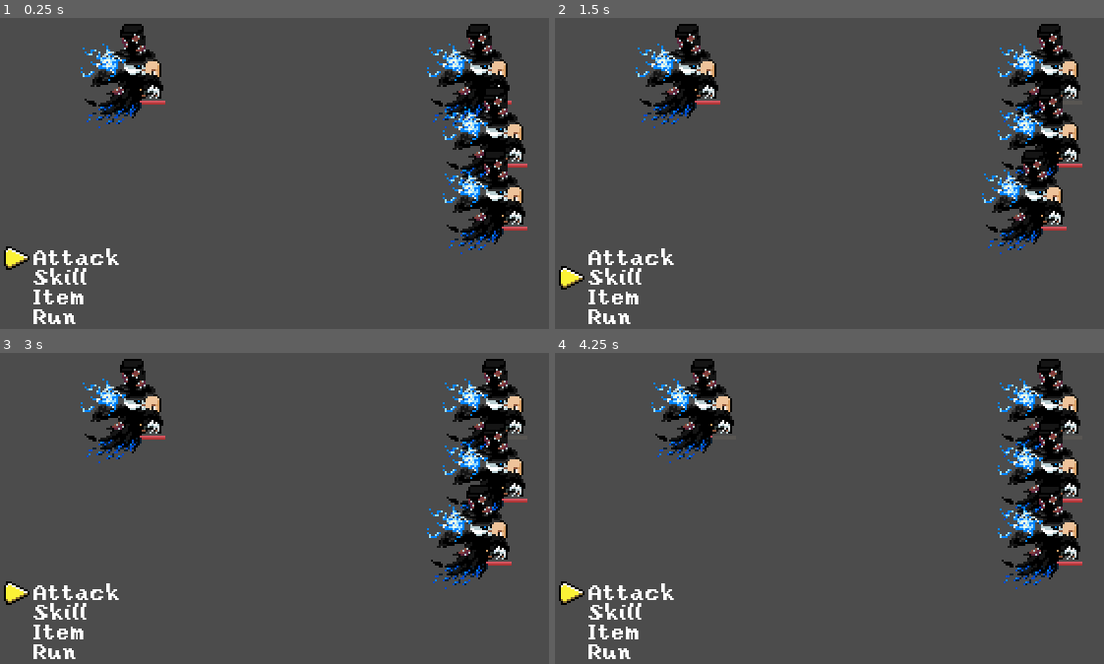
Above: before the commit, frames 1-4 (two rows, left to right).
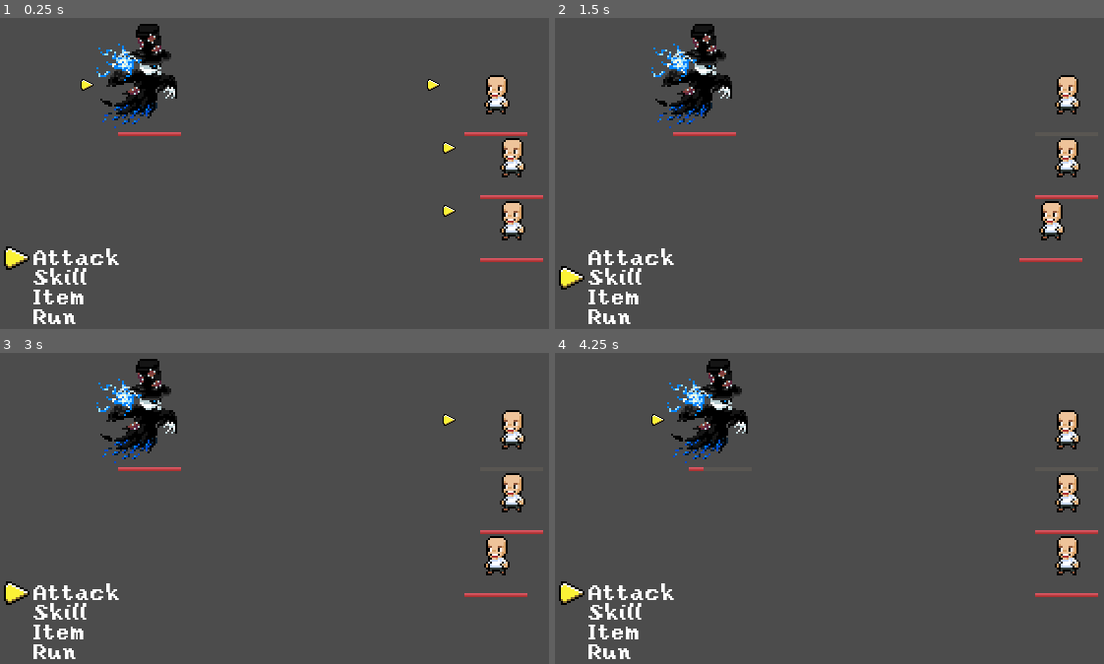
Above: after the commit, the same moments.

Repository: jhveem/JRPG-Godot
Game: Godot game, scene res://battle/Battle.tscn
The game is run twice, just before and just after one commit, with the same random seed, the same clock (stepped at 60 frames per second) and the same inputs.
Inputs:
- Up to frame 1 (0.25 s): no input
- Up to frame 2 (1.5 s): tap Enter (ui_accept) at 0.5, 0.6, 0.77, 1.07, 1.35 s; hold Right (ui_right) 0.53-1.28 s; hold Down (ui_down) from 1.28 s (still down)
- Up to frame 3 (3 s): tap Enter (ui_accept) at 1.52, 1.82, 2, 2.1, 2.75, 2.85 s; release Down (ui_down) at 2.03 s; hold Right (ui_right) 2.03-2.78 s; hold Up (ui_up) from 2.78 s (still down)
- Up to frame 4 (4.25 s): tap Enter (ui_accept) at 3.02, 3.32, 3.5, 3.6, 3.77, 4.07 s; release Up (ui_up) at 3.53 s; hold Left (ui_left) from 3.53 s (still down)

The runs differ from the first frame. In frame 1, 9.5% of the frame differs, in the area x 14-99%, y 1-79%; in frame 2, 9.4%; in frame 3, 9.4%; in frame 4, 9.2%.

Commit message:
got sprite swapping working depending on the character

Diff:
--- a/battle/Battle.gd
+++ b/battle/Battle.gd
@@ -12,10 +12,10 @@
 # Called when the node enters the scene tree for the first time.
 func _ready():
 	randomize()
-	load_character('knight', 'players/Knight', 68, 48, 'enemy')
-	load_character('knight 2', 'players/Knight', 252, 48, 'player')
-	load_character('wizard 1', 'players/Wizard', 252, 80, 'player')
-	load_character('wizard 2', 'players/Wizard', 252, 112, 'player')
+	load_character('knight', 'Tophat', 'players/Knight', 68, 48, 'enemy')
+	load_character('knight 2', 'Knight', 'players/Knight', 252, 48, 'player')
+	load_character('wizard 1', 'Wizard', 'players/Wizard', 252, 80, 'player')
+	load_character('wizard 2', 'Wizard', 'players/Wizard', 252, 112, 'player')
 
 	active_menu = $MenuOverlord/ActionMenu
 
@@ -65,10 +65,10 @@
 	active_menu = $MenuOverlord/ActionMenu
 	print(active_character.character.name)
 
-func load_character(name, path, x, y, party):
+func load_character(name, character_name, path, x, y, party):
 	var character_scene = load("res://battle/BattleCharacter.tscn")
 	var character_inst = character_scene.instance()
 	characters[party].append(character_inst)
 	character_inst.battle_overlord = self
-	character_inst.init(name, path, party, x, y)
+	character_inst.init(name, character_name, path, party, x, y)
 	add_child(character_inst)
--- a/battle/BattleCharacter.gd
+++ b/battle/BattleCharacter.gd
@@ -1,6 +1,7 @@
 extends Area2D
 var character = {
 	'name': '',
+	'character_name': '',
 	'stats_base': {},
 	'stats': {},
 	'party': ''
@@ -11,6 +12,7 @@
 var turn_tick_max = 100
 var selected = false
 var battle_overlord
+onready var sprite = $Sprites/Base
 
 # Declare member variables here. Examples:
 # var a = 2
@@ -21,13 +23,18 @@
 func _ready():
 	pass # Replace with function body.
 
-func init(_name, _path, _party, _x, _y):
+func init(_name, _character_name, _path, _party, _x, _y):
 	character.name = _name
 	var character_info = load("res://battle/characters/" + _path + ".gd").new();
 	character_info._init()
 	character.stats_base = str2var(var2str(character_info.stats))
 	character.stats = str2var(var2str(character_info.stats))
 	character.party = _party
+	var _sprite = get_node_or_null("Sprites/" + _character_name);
+	if (_sprite != null):
+		sprite = _sprite
+		sprite.show()
+		$Sprites/Base.hide()
 	start_x = _x
 	start_y = _y
 	position.x = _x
--- a/battle/BattleCharacter.tscn
+++ b/battle/BattleCharacter.tscn
@@ -35,16 +35,17 @@
 script = ExtResource( 2 )
 
 [node name="Selector" type="AnimatedSprite" parent="."]
-visible = false
-position = Vector2( -4, 4 )
+position = Vector2( -24, 8 )
 scale = Vector2( 0.5, 0.5 )
 frames = SubResource( 1 )
 animation = "active"
 
 [node name="HealthBar" type="TextureProgress" parent="."]
-margin_top = 16.0
-margin_right = 16.0
-margin_bottom = 18.0
+margin_left = -8.0
+margin_top = 32.0
+margin_right = 8.0
+margin_bottom = 34.0
+rect_scale = Vector2( 2, 1 )
 step = 0.1
 value = 100.0
 texture_under = ExtResource( 5 )
@@ -56,7 +57,7 @@
 [node name="Sprites" type="Node2D" parent="."]
 
 [node name="Base" type="AnimatedSprite" parent="Sprites"]
-position = Vector2( 8, 0 )
+position = Vector2( 8, 8 )
 frames = SubResource( 2 )
 animation = "idle"
 __meta__ = {
@@ -64,5 +65,10 @@
 }
 
 [node name="Tophat" type="AnimatedSprite" parent="Sprites"]
+visible = false
+position = Vector2( 8, 0 )
 frames = SubResource( 3 )
 animation = "idle"
+__meta__ = {
+"_edit_group_": true
+}
--- a/battle/menus/TargetMenu.gd
+++ b/battle/menus/TargetMenu.gd
@@ -15,7 +15,6 @@
 func _ready():
 	overlord = get_parent().get_parent()
 	key_master = overlord.get_node("KeyMaster")
-	print(overlord.characters)
 
 
 #called by menu items that are opening the target menu
--- a/battle/menus/actions/BaseSkill.gd
+++ b/battle/menus/actions/BaseSkill.gd
@@ -26,13 +26,11 @@
 	menu.overlord.set_active_menu(menu.overlord.get_node('MenuOverlord/TargetMenu'), self)
 
 func use(targets):
-	print("USE SKILL")
 	for target in targets:
 		print(target)
 	end()
 
 func end():
-	print("END SKILL")
 	user.end_turn()
 
 # Called every frame. 'delta' is the elapsed time since the previous frame.
--- a/menus/Menu.gd
+++ b/menus/Menu.gd
@@ -19,7 +19,6 @@
 func _ready():
 	overlord = get_parent().get_parent() #got to be a better way...
 	key_master = overlord.get_node("KeyMaster")
-	print(overlord.characters)
 	for i in range(0, menu_item_names.size()):
 		var menu_item_name = menu_item_names[i]
 		var menu_item = inst_menu_item(menu_item_name, 0, i * 10)
